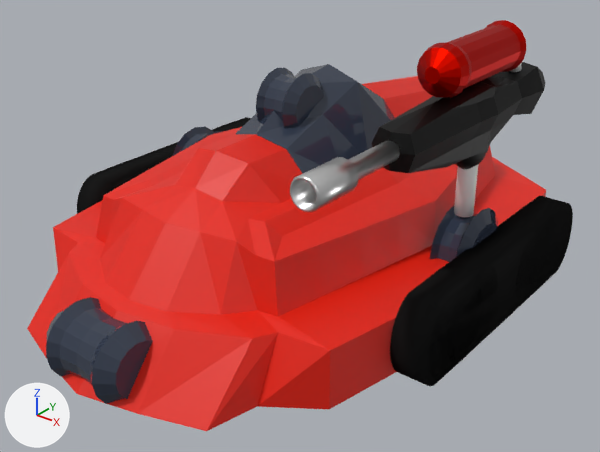
One commit to the Blender file artwork/bots/bot-1.blend: the scene before it, then after it.
The view is the same before and after, from a 50 mm camera at (1.62, -2.13, 1.41) aimed at (0.06, -0.19, 0.21). Lighting does not change. The marker at lower left points along +X, +Y and +Z.

In view in the first picture: 'BotBody1', 'BotTransportDoubleTracks', 'BotTransportTracks', 'BotTransportWheels', 'BotTurretFront', 'BotTurretL', 'BotTurretTop', 'WeaponFlamethrowerBarrel', 'WeaponFlamethrowerBase', 'WeaponFlamethrowerBody', 'WeaponFlamethrowerCanister', 'WeaponFlamethrowerFixture', 'WeaponFlamethrowerPipe'.
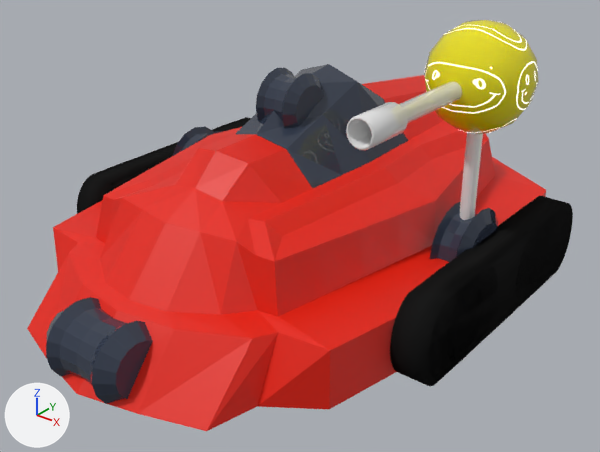
Commit message: Add aceed weapon

Changed parts and their boxes [x1, y1, x2, y2] in the pictures (600 x 452 px):
'WeaponAceedHead', added
    after: [424, 20, 539, 134]
'WeaponFlamethrowerBody', deleted (black)
    before: [371, 62, 546, 173]
'WeaponFlamethrowerBarrel', recoloured, moved, rescaled
    before: [290, 141, 400, 212]
    after: [346, 82, 462, 150]
'WeaponFlamethrowerCanister', deleted (red)
    before: [417, 20, 526, 97]
'WeaponAceedTube', added
    after: [459, 133, 483, 220]
'WeaponFlamethrowerBase', deleted
    before: [454, 164, 479, 217]
'WeaponFlamethrowerFixture', deleted
    before: [455, 147, 489, 169]
'WeaponFlamethrowerPipe', deleted
    before: [510, 64, 522, 72]

Edits to the bpy script that builds the scene:
```text
Add mat_yellowplastic:
    mat_yellowplastic = bpy.data.materials.new('YellowPlastic')
    # colours: yellow #e7dc00
    # uses the picture img_lifeform_1_badge_3_png
Change me_cylinder_019:
    where me_cylinder_019.from_pydata(...)  # 112 vertices, 96 faces; spans x -1.6..1.6, y -1.6..1.6, z -2.8..19.2
    remove me_cylinder_019.materials.append(mat_gunmetalchrome)  # white #e7e7e7
    add me_cylinder_019.materials.append(mat_plastic)  # white #e7e7e7
Change ob_weaponflamethrowerbarrel:
    ob_weaponflamethrowerbarrel.parent: ob_weaponflamethrowercontrolempty -> ob_weaponaceedcontrolempty
    ob_weaponflamethrowerbarrel.matrix_parent_inverse: Matrix(((1.0, 0.0, 0.0, 0.0), (0.0, 1.0, 0.0, 0.0), (0.0, 0.0, 1.0, 0.287), (0.0, 0.0, 0.0, 1.0))) -> Matrix(((1.0, 0.0, 0.0, 0.0), (0.0, 1.0, 0.0, 0.0), (0.0, 0.0, 1.0, -0.495), (0.0, 0.0, 0.0, 1.0)))
    ob_weaponflamethrowerbarrel.location: (0.0, -1.62, 0.073) -> (0.0, -0.734, 0.723)
    ob_weaponflamethrowerbarrel.scale: (0.0639, 0.0639, 0.0639) -> (0.038, 0.038, 0.038)
Remove ob_weaponflamethrowerbody:
    ob_weaponflamethrowerbody = bpy.data.objects.new('WeaponFlamethrowerBody', me_cube_007)
Remove ob_weaponflamethrowercanister:
    ob_weaponflamethrowercanister = bpy.data.objects.new('WeaponFlamethrowerCanister', me_cylinder_020)
Remove ob_weaponflamethrowerpipe:
    ob_weaponflamethrowerpipe = bpy.data.objects.new('WeaponFlamethrowerPipe', me_cylinder_021)
Remove ob_weaponflamethrowerbase:
    ob_weaponflamethrowerbase = bpy.data.objects.new('WeaponFlamethrowerBase', me_cylinder_022)
Remove ob_weaponflamethrowerfixture:
    ob_weaponflamethrowerfixture = bpy.data.objects.new('WeaponFlamethrowerFixture', me_cube_008)
Add ob_weaponaceedcontrolempty:
    ob_weaponaceedcontrolempty = bpy.data.objects.new('WeaponAceedControlEmpty', None)
    ob_weaponaceedcontrolempty.parent = ob_weaponaceedempty
    ob_weaponaceedcontrolempty.location = (0.0, 0.0, 0.495)
Add ob_weaponaceedempty:
    ob_weaponaceedempty = bpy.data.objects.new('WeaponAceedEmpty', None)
    ob_weaponaceedempty.location = (0.568, 0.0, 0.241)
    ob_weaponaceedempty.scale = (0.711, 0.711, 0.711)
Add ob_weaponaceedhead:
    ob_weaponaceedhead = bpy.data.objects.new('WeaponAceedHead', me_sphere)  # a UV sphere (16 segments, 8 rings, poles along z) spanning x -0.26..0.26, y -0.26..0.26, z 0.352..0.872
    ob_weaponaceedhead.parent = ob_weaponaceedcontrolempty
    ob_weaponaceedhead.location = (0.0, 0.0, 0.197)
    ob_weaponaceedhead.scale = (0.871, 0.871, 0.871)
Add ob_weaponaceedtube:
    ob_weaponaceedtube = bpy.data.objects.new('WeaponAceedTube', me_cylinder_023)  # a 16-sided cylinder along z spanning x -1.0..1.0, y -1.0..1.0, z -1.0..1.0
    ob_weaponaceedtube.parent = ob_weaponaceedempty
    ob_weaponaceedtube.location = (0.0, 0.0, 0.268)
    ob_weaponaceedtube.scale = (0.0328, 0.0328, 0.262)
```
